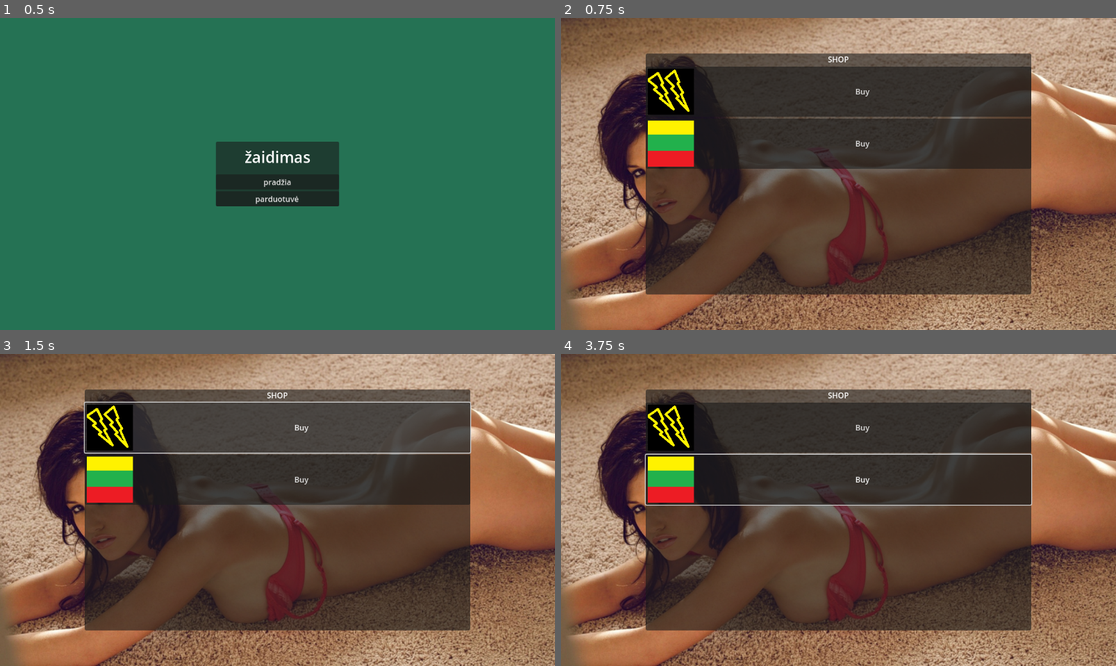
Above: before the commit, frames 1-4 (two rows, left to right).
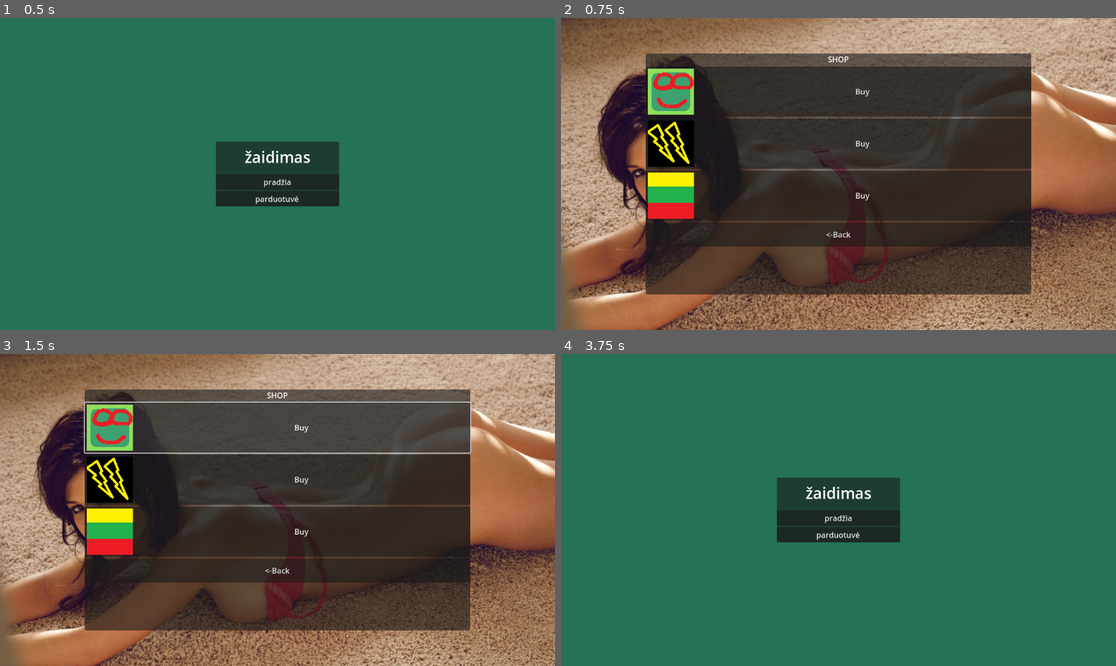
Above: after the commit, the same moments.

Repository: GrybasBaravykas/ZaidimoPraktika
Game: Godot game, scene res://src/main_menu.tscn
Same seed, same stepped clock (60 frames per second), same inputs: the game is played once before the commit and once after it.
Inputs (mouse positions are in pixels of both pictures, inside the frame that each line leads up to):
- Up to frame 1 (0.5 s): no input
- Up to frame 2 (0.75 s): click "parduotuvė" at 0.5 s
- Up to frame 3 (1.5 s): click "Buy" at 1.25 s
- Up to frame 4 (3.75 s): click "Buy" at 2 s; click "Buy" at 2.75 s; click (838, 569) at 3.5 s, where only the run after the commit has a clickable "<-Back"

Frame 1 is identical in both runs. In frame 2, 16% of the frame differs, in the area x 15-85%, y 16-74%; in frame 3, 16%; in frame 4, 99%, in the area x 0-100%, y 0-100%.

Commit message:
Dano ruros planas
dabar galima vaikscioti i shopa ir atgal

Diff:
--- /dev/null
+++ b/src/Button_to_get_to_main_menu.gd
@@ -0,0 +1,15 @@
+extends Button
+
+
+# Called when the node enters the scene tree for the first time.
+func _ready():
+	get_tree().change_scene_to_file("res://src/main_menu.tscn")
+	pass # Replace with function body.
+
+
+# Called every frame. 'delta' is the elapsed time since the previous frame.
+func _process(_delta):
+
+
+
+	pass
--- /dev/null
+++ b/src/shop.gd
@@ -0,0 +1,17 @@
+extends Node
+
+
+# Called when the node enters the scene tree for the first time.
+func _ready():
+	pass
+
+func _on_button_back_pressed() -> void:
+	get_tree().change_scene_to_file("res://src/main_menu.tscn")
+	pass
+
+
+
+
+# Called every frame. 'delta' is the elapsed time since the previous frame.
+func _process(delta):
+	pass
--- a/src/shop.tscn
+++ b/src/shop.tscn
@@ -1,10 +1,13 @@
-[gd_scene load_steps=4 format=3 uid="uid://bragrvpaspihy"]
+[gd_scene load_steps=6 format=3 uid="uid://bragrvpaspihy"]
 
 [ext_resource type="Texture2D" uid="uid://ded8bty573qsn" path="res://assets/backgroundMainMenu.jpg" id="1_50flo"]
+[ext_resource type="Script" path="res://src/shop.gd" id="1_eurvc"]
+[ext_resource type="Texture2D" uid="uid://bm6p2aqbg7vbw" path="res://assets/player.png" id="2_w30va"]
 [ext_resource type="Texture2D" uid="uid://bkxe2xh5v5dw3" path="res://assets/player3.png" id="2_wf08a"]
 [ext_resource type="Texture2D" uid="uid://ce38v8r3q06uy" path="res://assets/player2.png" id="3_1cyeb"]
 
 [node name="shop" type="Node"]
+script = ExtResource("1_eurvc")
 
 [node name="TextureRect" type="TextureRect" parent="."]
 anchors_preset = 15
@@ -50,12 +53,24 @@
 horizontal_alignment = 1
 vertical_alignment = 1
 
-[node name="Button" type="Button" parent="CanvasLayer/Control/CenterContainer/PanelContainer/MarginContainer/VBoxContainer"]
+[node name="Button_to_get_original_skin" type="Button" parent="CanvasLayer/Control/CenterContainer/PanelContainer/MarginContainer/VBoxContainer"]
+layout_mode = 2
+text = "Buy"
+icon = ExtResource("2_w30va")
+
+[node name="Button_to_buy_litning_skin" type="Button" parent="CanvasLayer/Control/CenterContainer/PanelContainer/MarginContainer/VBoxContainer"]
 layout_mode = 2
 text = "Buy"
 icon = ExtResource("2_wf08a")
 
-[node name="Button2" type="Button" parent="CanvasLayer/Control/CenterContainer/PanelContainer/MarginContainer/VBoxContainer"]
+[node name="Button_to_buy_lithuanian_skin" type="Button" parent="CanvasLayer/Control/CenterContainer/PanelContainer/MarginContainer/VBoxContainer"]
 layout_mode = 2
 text = "Buy"
 icon = ExtResource("3_1cyeb")
+
+[node name="Button_to_get_to_main_menu" type="Button" parent="CanvasLayer/Control/CenterContainer/PanelContainer/MarginContainer/VBoxContainer"]
+custom_minimum_size = Vector2(0, 50)
+layout_mode = 2
+text = "<-Back"
+
+[connection signal="pressed" from="CanvasLayer/Control/CenterContainer/PanelContainer/MarginContainer/VBoxContainer/Button_to_get_to_main_menu" to="." method="_on_button_back_pressed"]
